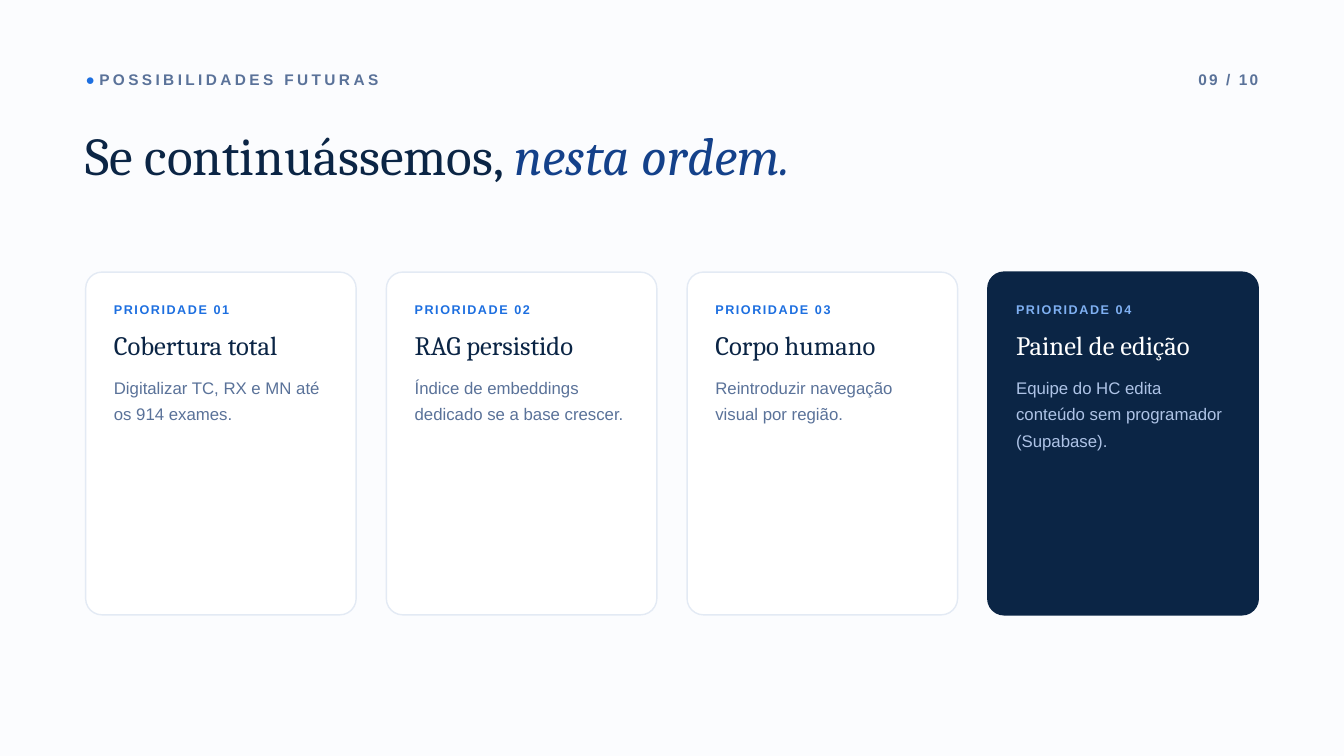
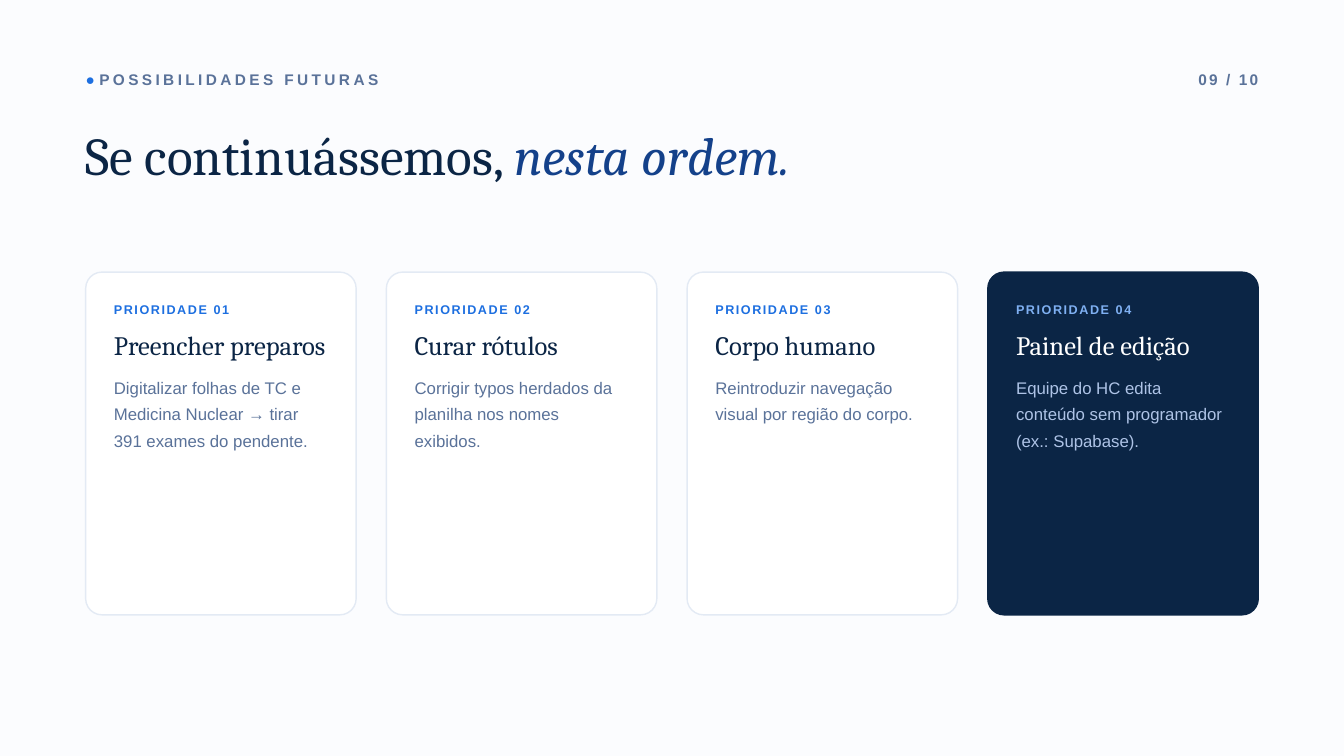
Before and after one commit to ata1de/hc-ufpe-exam-assistant, a slide deck: slide 10 of docs/Apresentacao_HC-UFPE.pptx. Drawn at 1344x756 pixels with LibreOffice and Linux fonts; fonts in the diff are those of the drawing. Boxes give left, top, right and bottom in pixels: in the first picture for what was removed or moved away, otherwise in the second. Text is boxed around its words. In the diff, an @@ line names an element or a change of style, - is before the commit and + after.

```diff
--- a/docs/Apresentacao_HC-UFPE.pptx
+++ b/docs/Apresentacao_HC-UFPE.pptx
@@ text at <box>114,336,325,451</box>: text changed @@
-Cobertura total
-Digitalizar TC, RX e MN até os 914 exames.
+Preencher preparos
+Digitalizar folhas de TC e Medicina Nuclear → tirar 391 exames do pendente.
@@ text at <box>415,336,613,447</box>: text changed @@
-RAG persistido
-Índice de embeddings dedicado se a base crescer.
+Curar rótulos
+Corrigir typos herdados da planilha nos nomes exibidos.
@@ text at <box>715,382,913,424</box>: text changed @@
-Reintroduzir navegação visual por região.
+Reintroduzir navegação visual por região do corpo.
@@ text at <box>1016,382,1222,451</box>: text changed @@
-Equipe do HC edita conteúdo sem programador (Supabase).
+Equipe do HC edita conteúdo sem programador (ex.: Supabase).
```
Also in this commit, not shown: 8 other slides changed.
